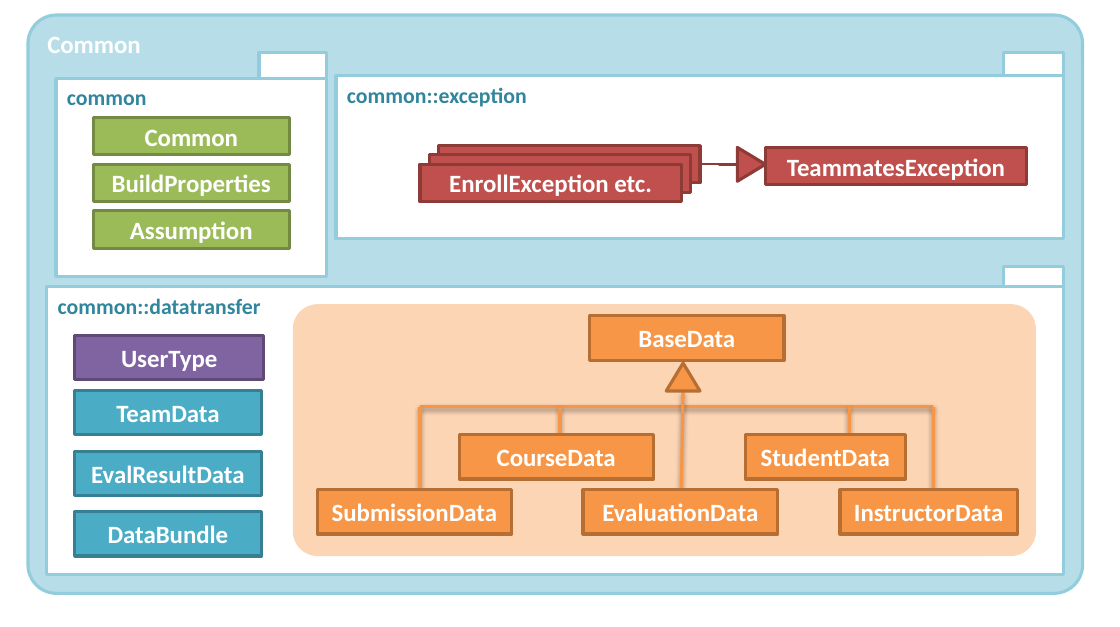
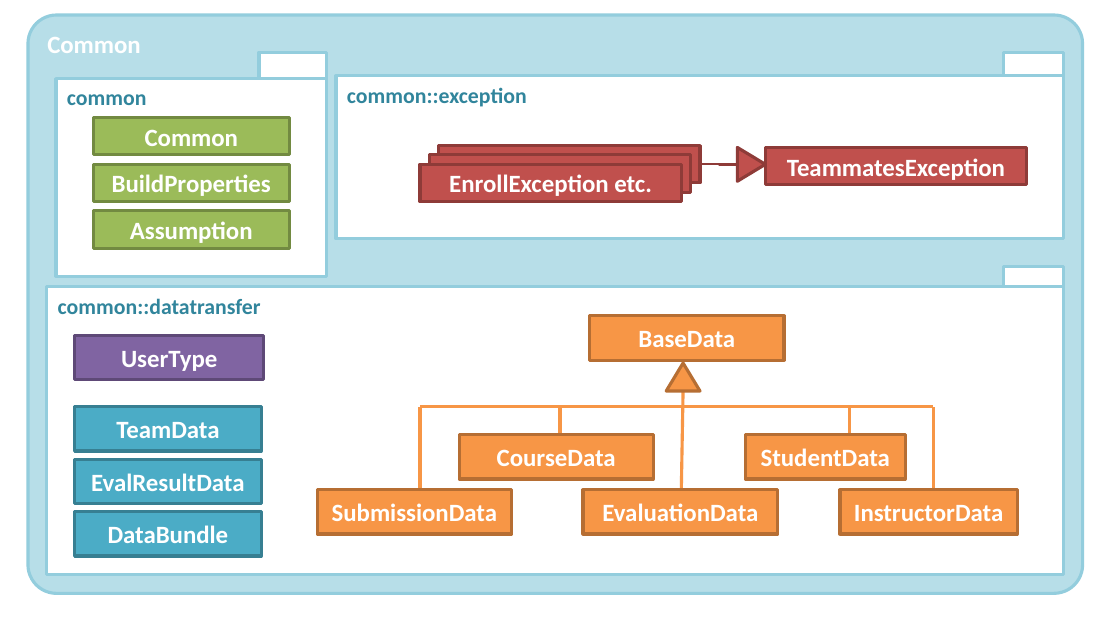
Before and after one commit to TEAMMATES/teammates, a slide deck: slide 1 of doc/diagrams/CommonComponent.pptx. Drawn at 1120x627 pixels with LibreOffice and Linux fonts; fonts in the diff are those of the drawing. Boxes give left, top, right and bottom in pixels: in the first picture for what was removed or moved away, otherwise in the second. Text is boxed around its words. In the diff, an @@ line names an element or a change of style, - is before the commit and + after.

```diff
--- a/doc/diagrams/CommonComponent.pptx
+++ b/doc/diagrams/CommonComponent.pptx
@@ rounded rectangle removed at <box>292,305,1036,557</box> @@
@@ rectangle "TeamData": place and size @@
-rectangle "TeamData" at <box>75,391,262,436</box>
+rectangle "TeamData" at <box>75,407,262,451</box>
@@ rectangle "EvalResultData": place and size @@
-rectangle "EvalResultData" at <box>75,451,262,496</box>
+rectangle "EvalResultData" at <box>75,459,262,504</box>
```
Also in this commit, not shown: 4 other files.
